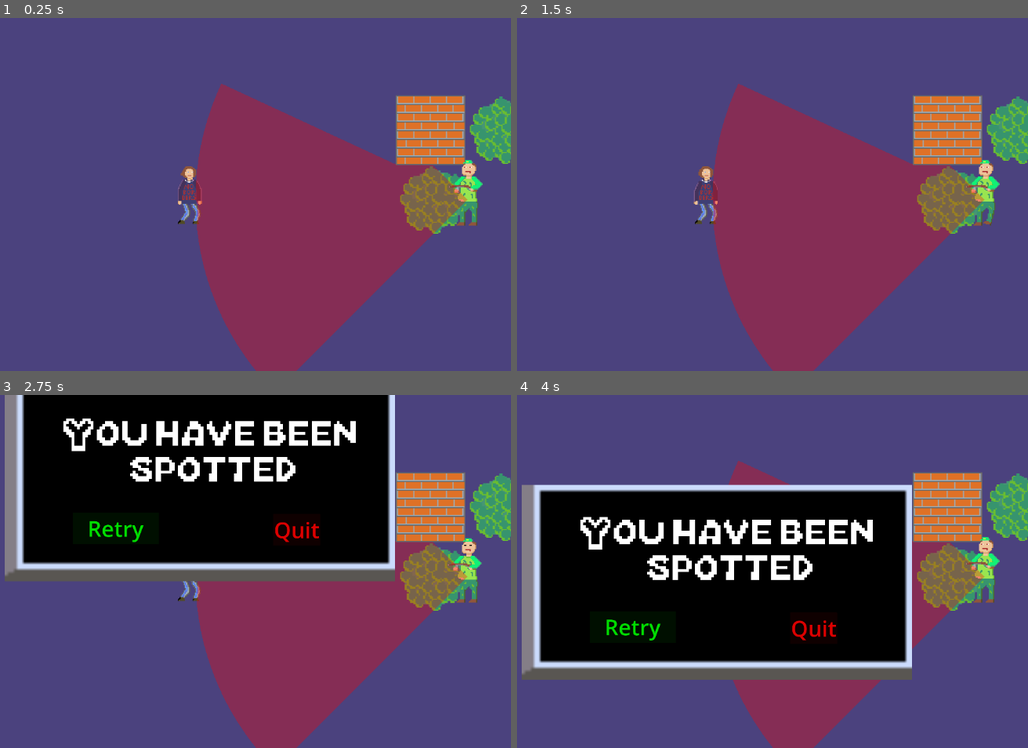
Above: before the commit, frames 1-4 (two rows, left to right).
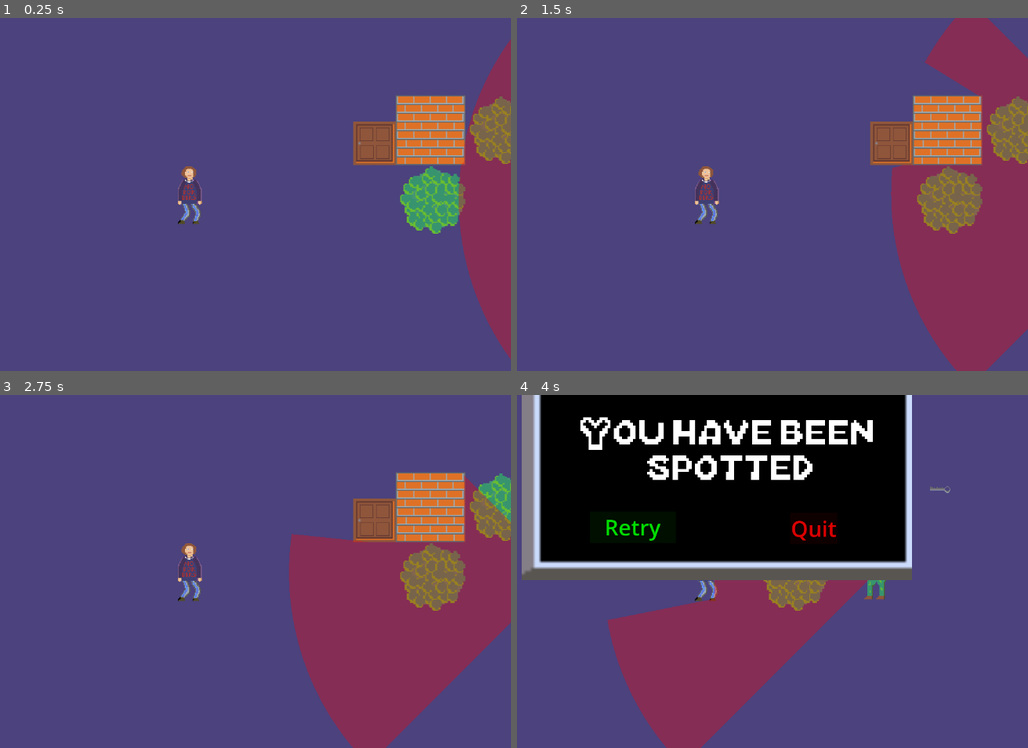
Above: after the commit, the same moments.

Repository: H3LL0U/Shadow-game-prjct
Game: Godot game, scene res://objects/levels/level_1.tscn
Two runs of this game, one before a commit and one after it. Both use one fixed random seed, a clock stepped at 60 frames per second and the inputs below.
Inputs (mouse positions are in pixels of both pictures, inside the frame that each line leads up to):
- Up to frame 1 (0.25 s): no input
- Up to frame 2 (1.5 s): click (634, 39) at 0.5 s, where only the run before the commit has a clickable "Retry"; click (634, 250) at 1.25 s, where only the run before the commit has a clickable "Retry"
- Up to frame 3 (2.75 s): click (117, 529) at 2 s, where only the run before the commit has a clickable "Retry"
- Up to frame 4 (4 s): tap Enter at 2.75 s; move the mouse to (854, 553) at 2.77 s; hold Right (move_right) 2.78-3.53 s; tap E (use) at 2.85, 3.8 s; move the mouse to (588, 589) at 3.52 s; hold S (move_down) from 3.53 s (still down); tap Space (next) at 3.6 s

The runs differ from the first frame. In frame 1, 32% of the frame differs, in the area x 35-100%, y 6-100%; in frame 2, 37%; in frame 3, 58%; in frame 4, 63%, in the area x 0-100%, y 0-100%.

Commit message:
awareness meter and doors are implomented

Diff:
--- a/Scripts/Character Scripts/military man.gd
+++ b/Scripts/Character Scripts/military man.gd
@@ -2,6 +2,11 @@
 @export var speed = 50
 @export var view_length = 200
 @export var view_angle = 90
+@export var awareness_meter = 0.3
+@export var view_angle_offset = -90
+var current_awareness = awareness_meter
+var refference_to_main_chr = null
+var chr_in_view = false
 var time :=0.0
 var previous_coordinates : Vector2 =global_position
 var direction
@@ -10,6 +15,7 @@
 	$animation.play("idle")
 	$VisionCone2D.angle_deg = view_angle
 	$VisionCone2D.max_distance = view_length
+	$VisionCone2D.rotation_degrees = view_angle_offset
 var move_left = previous_coordinates.x-global_position.x>0
 func _process(delta):
 
@@ -17,16 +23,13 @@
 	time+=delta
 	if $"..".name == "follow path" and not stop:
 		$"..".progress = time*speed
-	print(direction)
+
 
 
 	$"..".rotation_degrees = 0
 
 	$".".rotation_degrees = 0
-	#if move_left and $VisionCone2D.rotation_degrees<0:
-		#$VisionCone2D.rotation_degrees*=-1
-	#elif not move_left and $VisionCone2D.rotation_degrees>0:
-		#$VisionCone2D.rotation_degrees*=-1
+
 	move_left = previous_coordinates.x-global_position.x>0
 	#play animation
 
@@ -44,21 +47,36 @@
 	else:
 		$animation.play("idle")
 	previous_coordinates = global_position
-
-
+	if current_awareness <0 and refference_to_main_chr!=null:
+		refference_to_main_chr.death()
+		stop = true
+	if chr_in_view and refference_to_main_chr.not_in_view == false:
+		current_awareness-=delta
+	else:
+		if awareness_meter>current_awareness:
+			current_awareness+=delta
+		if awareness_meter<current_awareness:
+			current_awareness = awareness_meter
+	$"Sprite2D/!".modulate = Color(1,1,1,1-(current_awareness/awareness_meter))
 
 
 
 func _on_detection_body_entered(body):
 	if body.name == "Main character":
-		if body.not_in_view == false:
-			stop = true
-			body.death()
+		chr_in_view = true
+		refference_to_main_chr = body
+
+func _on_area_2d_body_entered(body):
+	if body.name == "Main character":
+		chr_in_view = true
+		refference_to_main_chr = body
+
+func _on_detection_body_exited(body):
+	if body.name == "Main character":
+		chr_in_view = false
 
 
 
-func _on_area_2d_body_entered(body):
+func _on_area_2d_body_exited(body):
 	if body.name == "Main character":
-		if body.not_in_view == false:
-			stop = true
-			body.death()
+		chr_in_view = false
--- /dev/null
+++ b/Scripts/blocks scripts/door.gd
@@ -0,0 +1,17 @@
+extends Node2D
+
+
+var in_reach = false
+
+func _on_opening_sector_body_entered(body):
+	if body.name == "Main character":
+		in_reach = true
+
+
+
+func _on_opening_sector_body_exited(body):
+	if body.name == "Main character":
+		in_reach = false
+func _process(_delta):
+	if Input.is_action_just_pressed("use") and in_reach and get_child_count()<2:
+		queue_free()
--- /dev/null
+++ b/Scripts/blocks scripts/key.gd
@@ -0,0 +1,7 @@
+extends Node2D
+
+
+
+func _on_area_2d_body_entered(body):
+	if body.name == "Main character":
+		$".".queue_free()
--- a/objects/UI/death_window.tscn
+++ b/objects/UI/death_window.tscn
@@ -28,7 +28,7 @@
 tracks/0/interp = 1
 tracks/0/loop_wrap = true
 tracks/0/keys = {
-"times": PackedFloat32Array(0, 0.9),
+"times": PackedFloat32Array(0, 1),
 "transitions": PackedFloat32Array(0.517633, 0.138696),
 "update": 0,
 "values": [Vector2(0, -1000), Vector2(0, 0)]
--- /dev/null
+++ b/objects/blocks/door.tscn
@@ -0,0 +1,33 @@
+[gd_scene load_steps=5 format=3 uid="uid://c6u3p6tkm0s5h"]
+
+[ext_resource type="Script" path="res://Scripts/blocks scripts/door.gd" id="1_1f1yd"]
+[ext_resource type="Texture2D" uid="uid://c3gh7g4ckfrse" path="res://assets/sprites/blocks/door.png" id="1_xsk80"]
+
+[sub_resource type="RectangleShape2D" id="RectangleShape2D_satww"]
+size = Vector2(32, 32)
+
+[sub_resource type="RectangleShape2D" id="RectangleShape2D_ewnse"]
+size = Vector2(65, 62)
+
+[node name="door" type="Node2D"]
+script = ExtResource("1_1f1yd")
+
+[node name="door_parts" type="Node2D" parent="."]
+
+[node name="sprite" type="Sprite2D" parent="door_parts"]
+scale = Vector2(0.05, 0.05)
+texture = ExtResource("1_xsk80")
+
+[node name="StaticBody2D" type="StaticBody2D" parent="door_parts"]
+
+[node name="CollisionShape2D" type="CollisionShape2D" parent="door_parts/StaticBody2D"]
+shape = SubResource("RectangleShape2D_satww")
+
+[node name="opening sector" type="Area2D" parent="door_parts"]
+
+[node name="CollisionShape2D" type="CollisionShape2D" parent="door_parts/opening sector"]
+position = Vector2(-0.5, 0)
+shape = SubResource("RectangleShape2D_ewnse")
+
+[connection signal="body_entered" from="door_parts/opening sector" to="." method="_on_opening_sector_body_entered"]
+[connection signal="body_exited" from="door_parts/opening sector" to="." method="_on_opening_sector_body_exited"]
--- /dev/null
+++ b/objects/blocks/key.tscn
@@ -0,0 +1,21 @@
+[gd_scene load_steps=4 format=3 uid="uid://e4m1kaaki7s4"]
+
+[ext_resource type="Script" path="res://Scripts/blocks scripts/key.gd" id="1_owxyx"]
+[ext_resource type="Texture2D" uid="uid://btxtome8hgral" path="res://assets/sprites/blocks/key.png" id="1_poblc"]
+
+[sub_resource type="CircleShape2D" id="CircleShape2D_a8d0k"]
+radius = 260.768
+
+[node name="key" type="Node2D"]
+scale = Vector2(0.05, 0.05)
+script = ExtResource("1_owxyx")
+
+[node name="Sprite2D" type="Sprite2D" parent="."]
+texture = ExtResource("1_poblc")
+
+[node name="Area2D" type="Area2D" parent="."]
+
+[node name="CollisionShape2D" type="CollisionShape2D" parent="Area2D"]
+shape = SubResource("CircleShape2D_a8d0k")
+
+[connection signal="body_entered" from="Area2D" to="." method="_on_area_2d_body_entered"]
--- a/objects/characters/military_man.tscn
+++ b/objects/characters/military_man.tscn
@@ -1,8 +1,9 @@
-[gd_scene load_steps=8 format=3 uid="uid://bkre5wcgrcw0b"]
+[gd_scene load_steps=9 format=3 uid="uid://bkre5wcgrcw0b"]
 
 [ext_resource type="Script" path="res://Scripts/Character Scripts/military man.gd" id="1_vc428"]
 [ext_resource type="Texture2D" uid="uid://t2fr5v1w8hct" path="res://assets/sprites/Characters/military man/military_man_sprite_sheet.png" id="2_jtokl"]
 [ext_resource type="Script" path="res://addons/vision_cone_2d/vision_cone_2d.gd" id="3_ejb1l"]
+[ext_resource type="Texture2D" uid="uid://cybdv6cb6p0q8" path="res://assets/sprites/UI/!.png" id="3_i6alv"]
 
 [sub_resource type="Animation" id="Animation_tm2tl"]
 resource_name = "idle"
@@ -59,6 +60,11 @@
 hframes = 5
 vframes = 5
 
+[node name="!" type="Sprite2D" parent="Sprite2D"]
+position = Vector2(-75, -450)
+scale = Vector2(-0.6, 0.6)
+texture = ExtResource("3_i6alv")
+
 [node name="animation" type="AnimationPlayer" parent="."]
 libraries = {
 "": SubResource("AnimationLibrary_o27aw")
@@ -91,4 +97,6 @@
 [node name="CollisionPolygon2D" type="CollisionPolygon2D" parent="VisionCone2D/Area2D"]
 
 [connection signal="body_entered" from="detection" to="." method="_on_detection_body_entered"]
+[connection signal="body_exited" from="detection" to="." method="_on_detection_body_exited"]
 [connection signal="body_entered" from="VisionCone2D/Area2D" to="." method="_on_area_2d_body_entered"]
+[connection signal="body_exited" from="VisionCone2D/Area2D" to="." method="_on_area_2d_body_exited"]
--- a/objects/levels/level_1.tscn
+++ b/objects/levels/level_1.tscn
@@ -1,9 +1,11 @@
-[gd_scene load_steps=8 format=3 uid="uid://dg00x025ddmdc"]
+[gd_scene load_steps=10 format=3 uid="uid://dg00x025ddmdc"]
 
 [ext_resource type="PackedScene" uid="uid://d1o4khlfib6yy" path="res://objects/characters/main_character.tscn" id="1_v1r6g"]
 [ext_resource type="PackedScene" uid="uid://bbax2gt3os5de" path="res://objects/triggers/text_trigger.tscn" id="2_54lqn"]
 [ext_resource type="PackedScene" uid="uid://bkre5wcgrcw0b" path="res://objects/characters/military_man.tscn" id="3_s8ean"]
 [ext_resource type="Texture2D" uid="uid://hw2bbow0r6v2" path="res://assets/sprites/blocks/Shadow game sprites.png" id="4_052h7"]
+[ext_resource type="PackedScene" uid="uid://c6u3p6tkm0s5h" path="res://objects/blocks/door.tscn" id="4_s0lol"]
+[ext_resource type="PackedScene" uid="uid://e4m1kaaki7s4" path="res://objects/blocks/key.tscn" id="5_sn817"]
 
 [sub_resource type="Curve2D" id="Curve2D_qm1lm"]
 _data = {
@@ -64,6 +66,7 @@
 
 [node name="military_man_path" type="Path2D" parent="."]
 y_sort_enabled = true
+position = Vector2(196, 0)
 curve = SubResource("Curve2D_qm1lm")
 
 [node name="follow path" type="PathFollow2D" parent="military_man_path"]
@@ -75,6 +78,12 @@
 rotation = -0.205395
 metadata/_edit_group_ = true
 
+[node name="door" parent="." instance=ExtResource("4_s0lol")]
+position = Vector2(36, -16)
+
+[node name="key" parent="door" instance=ExtResource("5_sn817")]
+position = Vector2(149, -24)
+
 [node name="TileMap" type="TileMap" parent="."]
 scale = Vector2(0.08, 0.08)
 tile_set = SubResource("TileSet_2a13s")
Binary file added: assets/sprites/UI/!.png
Not shown, added: assets/sprites/UI/!.png.import
Binary file added: assets/sprites/blocks/door.png
Not shown, added: assets/sprites/blocks/door.png.import
Binary file added: assets/sprites/blocks/key.png
Not shown, added: assets/sprites/blocks/key.png.import
